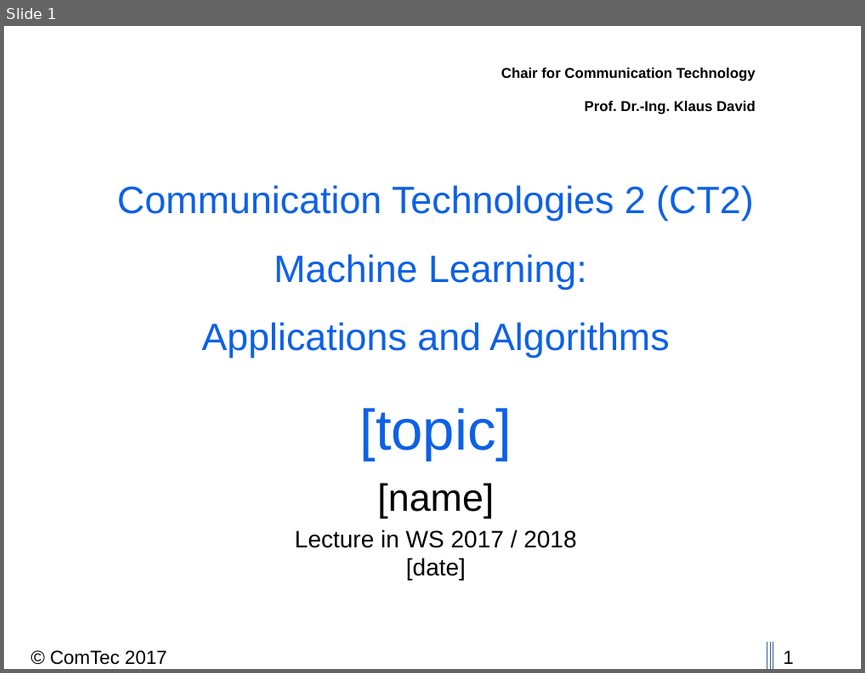
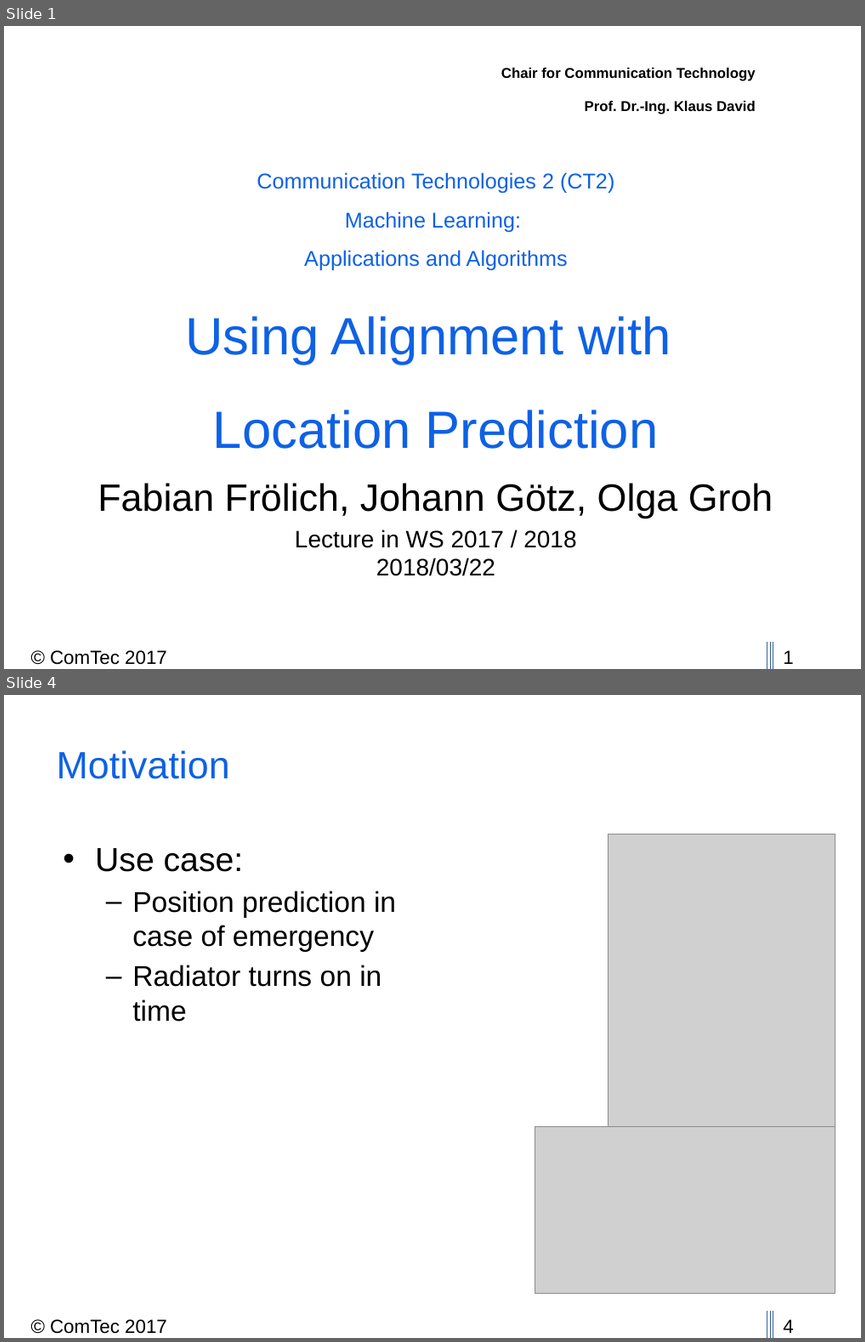
Before and after one commit to thedrayman/ct2-alignment, a slide deck: Presentation/CT2_2017_Alignment.pptx. Shown one above the other, each under a label of ours: slide 1 before the commit, slides 1 and 4 after it; the slides between them are not shown. The pictures are 865x673 and 865x1342 pixels, drawn with LibreOffice and Linux fonts; fonts in the diff are those of the drawing; grey boxes stand for pictures; background and template pictures are left out. Boxes give left, top, right and bottom in pixels: in the first picture for what was removed or moved away, otherwise in the second. Text is boxed around its words. In the diff, an @@ line names an element or a change of style, - is before the commit and + after.

```diff
--- a/Presentation/CT2_2017_Alignment.pptx
+++ b/Presentation/CT2_2017_Alignment.pptx
@@ slide 4 added at (4,695,861,1338), background #FFFFFF; not listed: 5 template elements that a slide beside it also shows @@
@@ title added at (57,750,230,779), 32 pt, text #0E61E6 @@
+Motivation
@@ picture added at (608,834,835,1126) @@
@@ text added at (95,848,396,1021), 24 pt, text #000000 @@
+• Use case:
+  – Position prediction in case of emergency
+  – Radiator turns on in time
@@ picture added at (535,1126,835,1293) @@
@@ slide 1 changed as well @@
@@ title at (185,172,670,448): text changed; size 32 to 18 pt @@
-Communication Technologies 2 (CT2)
-Machine Learning:
-Applications and Algorithms
-[topic]
+Communication Technologies 2 (CT2)
+Machine Learning:
+Applications and Algorithms
+Using Alignment with
+Location Prediction
@@ subtitle at (98,482,773,576): text changed; size 20 to 32 pt @@
-[name]
-Lecture in WS 2017 / 2018
-[date]
+Fabian Frölich, Johann Götz, Olga Groh
+Lecture in WS 2017 / 2018
+2018/03/22
```
Also in this commit, not shown: 11 other slides added, 1 slide removed, 11 other files.
